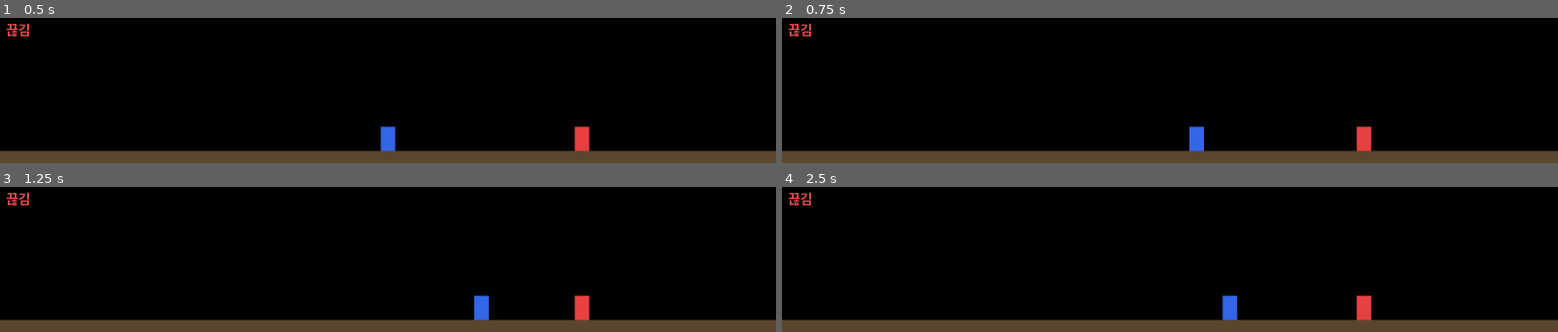
Above: before the commit, frames 1-4 (two rows, left to right).
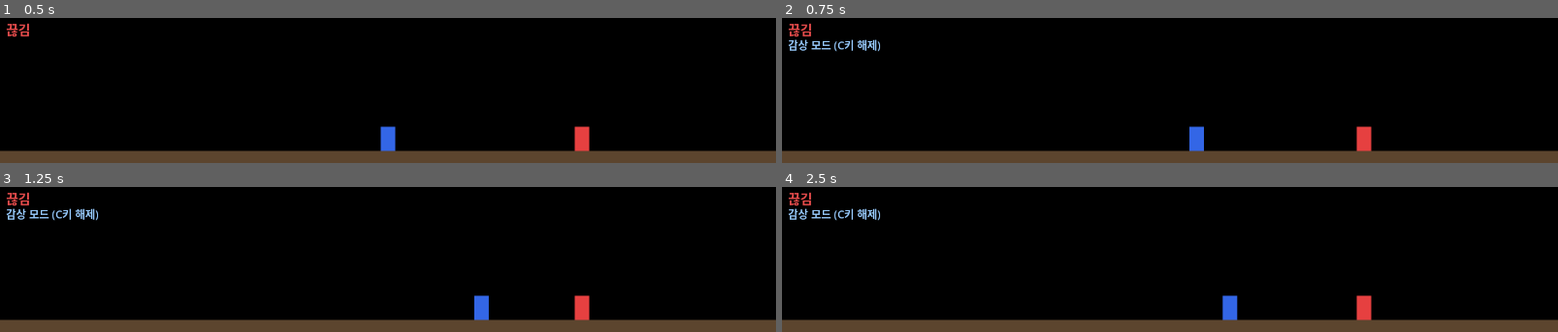
Above: after the commit, the same moments.

Repository: isjkms/Terrarium_Client
Game: Godot game, scene res://main.tscn
Same seed, same stepped clock (60 frames per second), same inputs: the game is played once before the commit and once after it. This scene is started directly instead of the project's main scene.
Inputs:
- Up to frame 1 (0.5 s): no input
- Up to frame 2 (0.75 s): tap Enter at 0.5 s; hold Right (ui_right) from 0.53 s (still down); tap C at 0.6 s
- Up to frame 3 (1.25 s): keep holding Right (ui_right)
- Up to frame 4 (2.5 s): release Right (ui_right) at 1.28 s; hold Left (ui_left) 1.28-2.03 s; tap C at 1.35, 2.3 s; hold Right (ui_right) from 2.03 s (still down); tap T at 2.1 s

Frame 1 is identical in both runs. In frame 2, 0.4% of the frame differs, in the area x 0-13%, y 14-24%; in frame 3, 0.4%; in frame 4, 0.4%.

Commit message:
[CL-025][feat] click-through 토글
https://github.com/isjkms/Terrarium_Client/issues/24

Diff:
--- a/main.gd
+++ b/main.gd
@@ -84,6 +84,10 @@
 ## CL-021: always-on-top 현재 상태 (project.godot window/size/always_on_top=true 기본값과 일치)
 var _always_on_top := true
 
+## CL-025: click-through(감상 모드) 현재 상태. 활성 시 창 아래 다른 앱을 클릭할 수 있다.
+## 마우스 입력은 통과하지만 키보드 입력은 유지되므로 C키로 다시 해제할 수 있다.
+var _click_through := false
+
 func _unhandled_input(event: InputEvent) -> void:
 	if event.is_action_pressed("ui_cancel"):  # ESC
 		get_tree().quit()
@@ -92,6 +96,12 @@
 		_always_on_top = not _always_on_top
 		DisplayServer.window_set_flag(DisplayServer.WINDOW_FLAG_ALWAYS_ON_TOP, _always_on_top)
 		print("[CL-021] always-on-top: ", _always_on_top)
+	elif event is InputEventKey and event.pressed and not event.echo and event.keycode == KEY_C:
+		# CL-025: C 키로 click-through(감상 모드) 토글
+		_click_through = not _click_through
+		DisplayServer.window_set_flag(DisplayServer.WINDOW_FLAG_MOUSE_PASSTHROUGH, _click_through)
+		print("[CL-025] click-through: ", _click_through)
+		queue_redraw()
 	elif event.is_action_pressed("ui_left"):
 		_left_held = true
 		_set_dir(-1)
@@ -246,6 +256,10 @@
 			color = Color(0.9, 0.3, 0.3)
 	draw_string(ThemeDB.fallback_font, Vector2(10, 28), label, HORIZONTAL_ALIGNMENT_LEFT, -1, 22, color)
 
+	# CL-025: 감상 모드(click-through) 활성 시 안내 표시. C키로 해제 가능함을 함께 알린다.
+	if _click_through:
+		draw_string(ThemeDB.fallback_font, Vector2(10, 52), "감상 모드 (C키 해제)", HORIZONTAL_ALIGNMENT_LEFT, -1, 18, Color(0.6, 0.8, 1.0))
+
 func _draw_character(floor_x: float, color: Color) -> void:
 	# 밑변이 바닥선(floor_y)에 닿도록 도형을 세운다.
 	var px := floor_x * world_width
